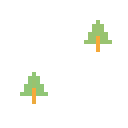
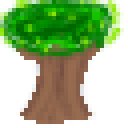
Comparing the layer stacks of the two 128 × 128 images. Changes:
renamed "donttouch" to "2", showed it, painted on it over [0, 0, 124, 124]
added layer "1" above "Background" over [16, 24, 104, 124]
renamed "foreground" to "Background", painted on it over [20, 20, 112, 104]
